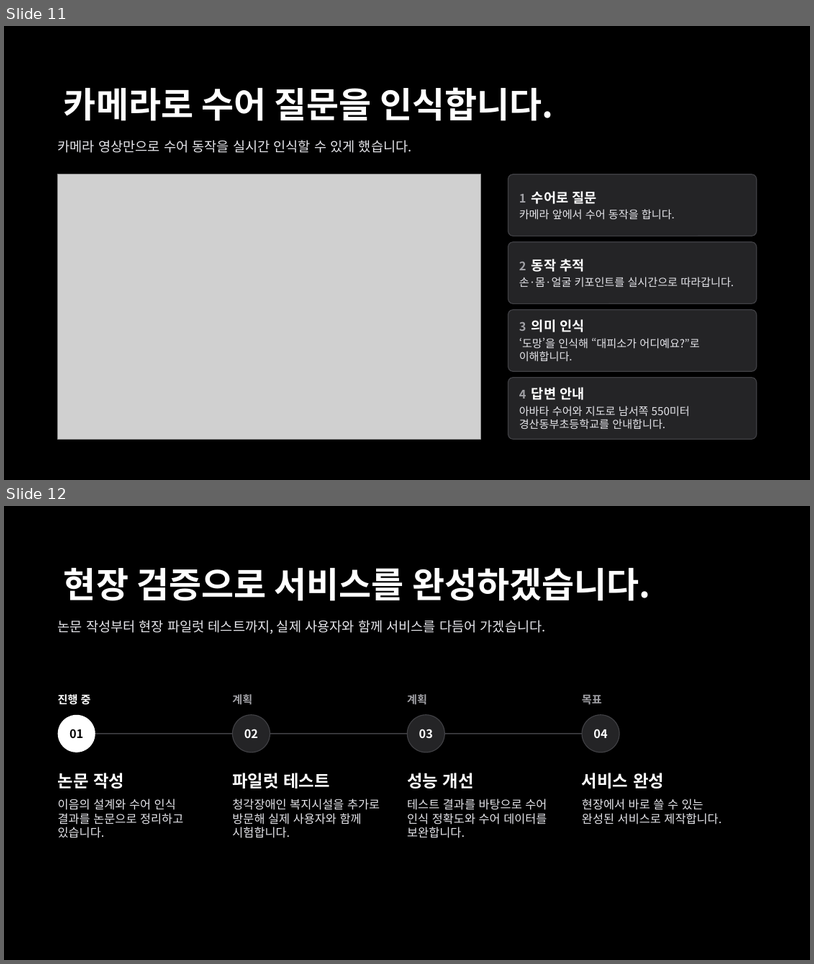
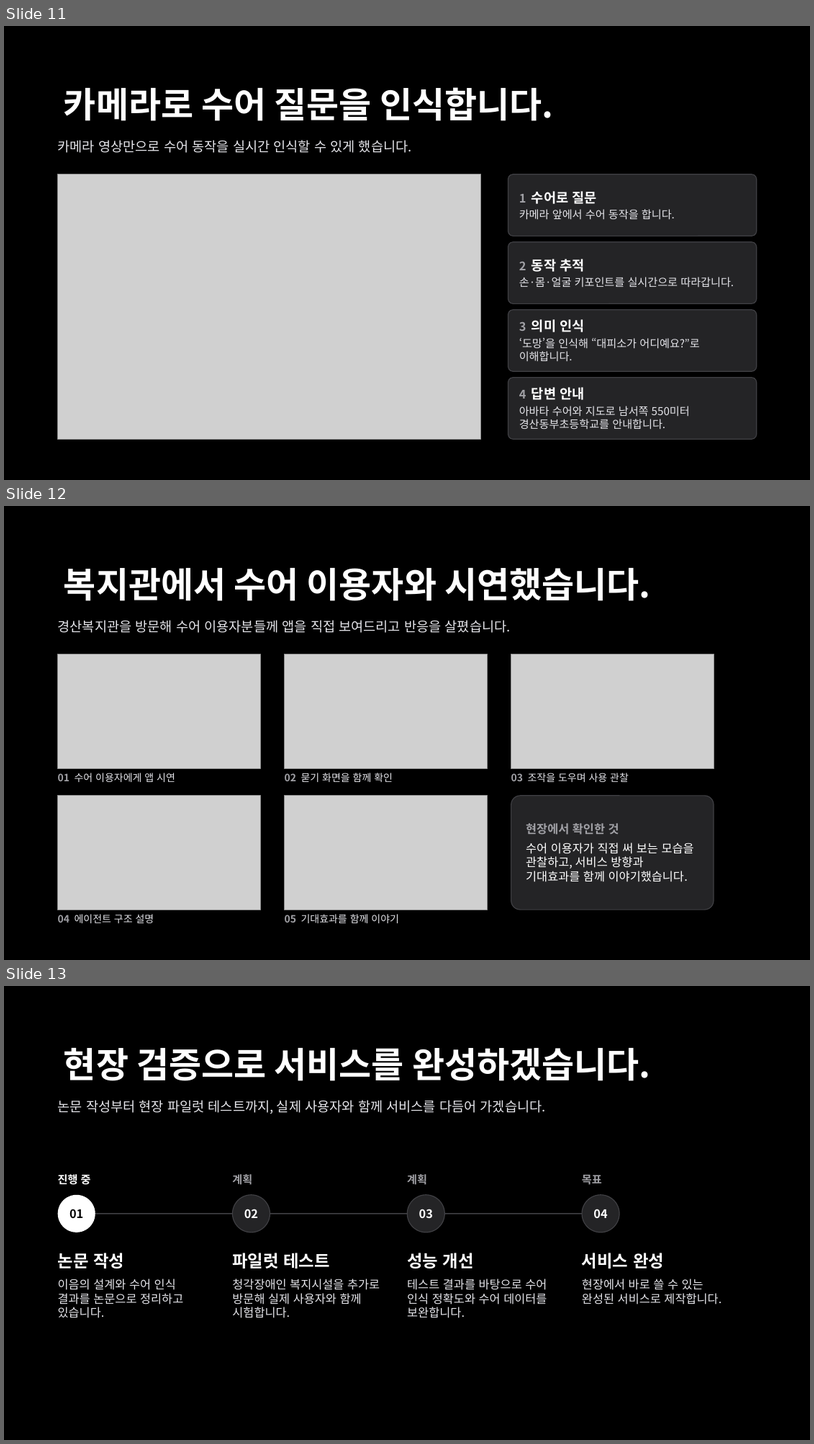
Before and after one commit to BioCode67/AI-service-project, a slide deck: 이음_추가.pptx. Shown one above the other, each under a label of ours: slides 11 and 12 before the commit, slides 11, 12 and 13 after it. The pictures are 814x964 and 814x1444 pixels, drawn with LibreOffice and Linux fonts; fonts in the diff are those of the drawing; grey boxes stand for pictures. Boxes give left, top, right and bottom in pixels: in the first picture for what was removed or moved away, otherwise in the second. Text is boxed around its words. In the diff, an @@ line names an element or a change of style, - is before the commit and + after.

```diff
--- a/이음_추가.pptx
+++ b/이음_추가.pptx
@@ slide 12 added at (4, 506, 810, 960), background #000000 @@
@@ text added at (64, 568, 651, 601), 42 pt, text #FFFFFF, bold @@
+복지관에서 수어 이용자와 시연했습니다.
@@ text added at (58, 620, 511, 633), 16 pt, text #E5E5EA @@
+경산복지관을 방문해 수어 이용자분들께 앱을 직접 보여드리고 반응을 살폈습니다.
@@ picture added at (58, 654, 260, 768) @@
@@ picture added at (285, 654, 487, 768) @@
@@ picture added at (512, 654, 714, 768) @@
@@ text added at (58, 772, 175, 782), 12 pt, text #E5E5EA @@
+01 수어 이용자에게 앱 시연
@@ text added at (285, 772, 393, 782), 12 pt, text #E5E5EA @@
+02 묻기 화면을 함께 확인
@@ text added at (512, 772, 629, 782), 12 pt, text #E5E5EA @@
+03 조작을 도우며 사용 관찰
@@ picture added at (58, 795, 260, 909) @@
@@ picture added at (285, 795, 487, 909) @@
@@ rounded rectangle added at (512, 795, 714, 909), fill #242426, outline #404044 1 pt, 14 pt, text #FFFFFF @@
+현장에서 확인한 것
+수어 이용자가 직접 써 보는 모습을 관찰하고, 서비스 방향과 기대효과를 함께 이야기했습니다.
@@ text added at (58, 914, 154, 923), 12 pt, text #E5E5EA @@
+04 에이전트 구조 설명
@@ text added at (285, 914, 399, 923), 12 pt, text #E5E5EA @@
+05 기대효과를 함께 이야기
@@ what was slide 12 is now slide 13 @@
```
Also in this commit, not shown: 1 other file.
